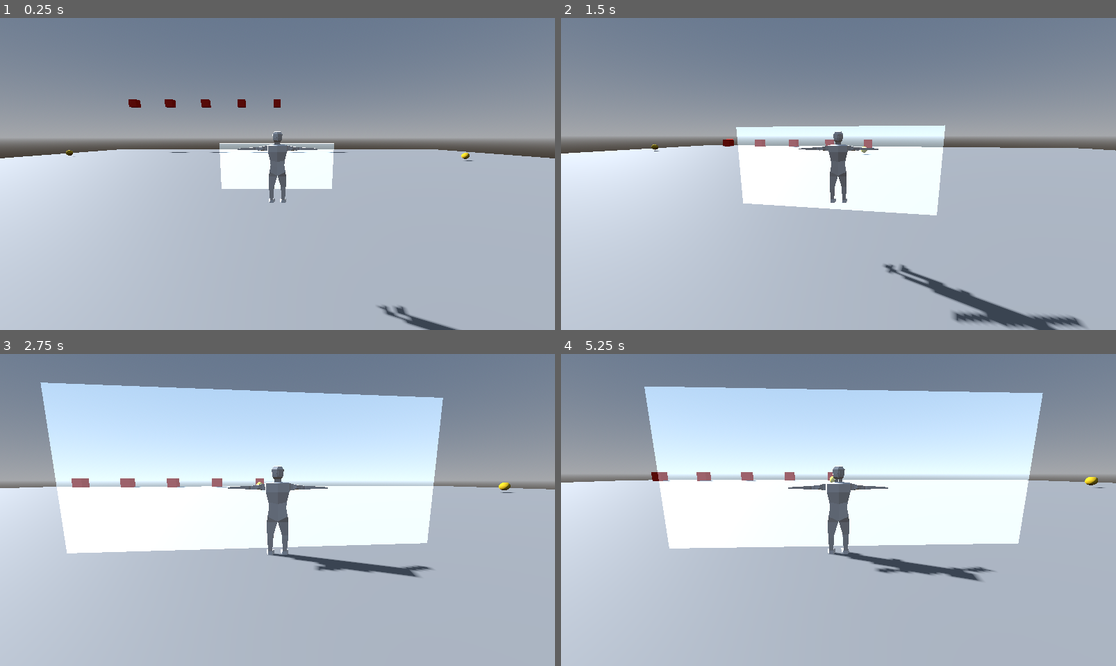
Above: before the commit, frames 1-4 (two rows, left to right).
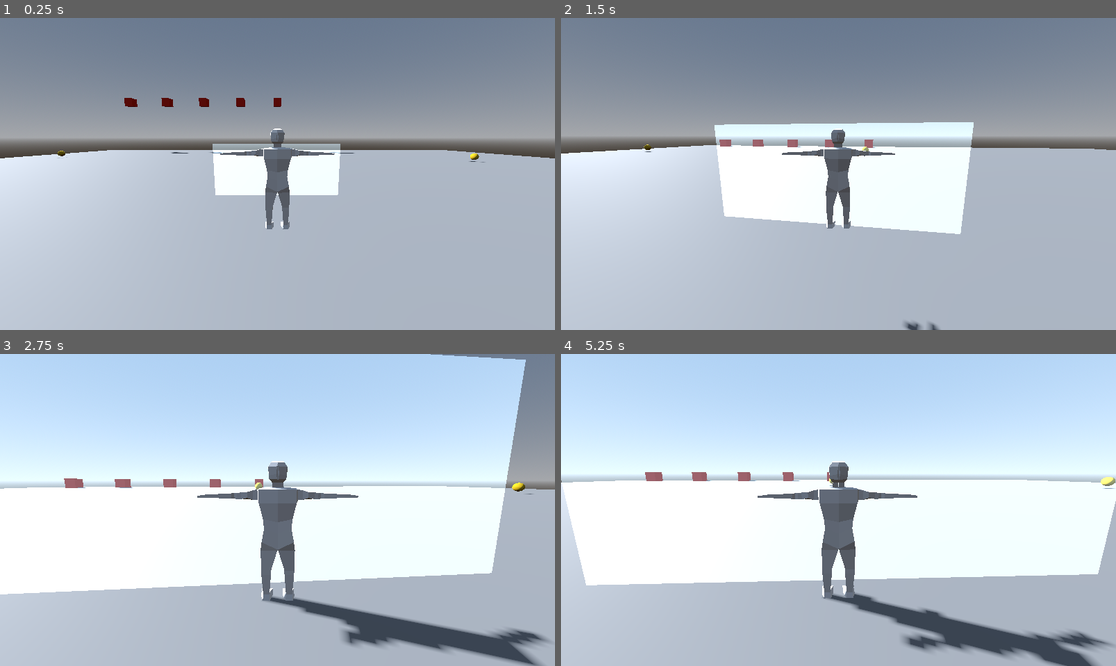
Above: after the commit, the same moments.

Repository: kenjan35/Mons-Hunt
Game: Godot game, scene res://scenes/main.tscn
The game is run twice, just before and just after one commit, with the same random seed, the same clock (stepped at 60 frames per second) and the same inputs.
Inputs (mouse positions are in pixels of both pictures, inside the frame that each line leads up to):
- Up to frame 1 (0.25 s): no input
- Up to frame 2 (1.5 s): move the mouse to (866, 174) at 0.52 s; hold Up (move_forward) from 0.53 s (still down); tap E (interact) at 0.6 s; tap Space (jump) at 0.77 s; move the mouse to (810, 174) at 1.27 s; tap Shift (run) at 1.35 s
- Up to frame 3 (2.75 s): keep holding Up (move_forward); tap Space (jump) at 1.52 s; move the mouse to (288, 503) at 2.02 s; hold Mouse wheel up (zoom_in) from 2.03 s (still down)
- Up to frame 4 (5.25 s): keep holding Up (move_forward); tap Enter at 2.75 s; move the mouse to (832, 516) at 2.77 s; release Mouse wheel up (zoom_in) at 2.78 s; tap Mouse wheel down (zoom_out) at 2.85 s; tap Space (jump) at 3.02, 3.77, 4.25, 4.52 s; move the mouse to (877, 513) at 3.52 s; tap E (interact) at 3.6 s; move the mouse to (794, 506) at 4.27 s; tap Shift (run) at 4.35 s; move the mouse to (844, 510) at 5.02 s; hold Mouse wheel up (zoom_in) from 5.03 s (still down)

The runs differ from the first frame. In frame 1, 2.4% of the frame differs, in the area x 10-88%, y 25-100%; in frame 2, 7.7%; in frame 3, 38%; in frame 4, 43%, in the area x 0-100%, y 0-100%.

Commit message:
update: springarm better distance

Diff:
--- a/cacahuete/scenes/test_player.tscn
+++ b/cacahuete/scenes/test_player.tscn
@@ -21,11 +21,11 @@
 transform = Transform3D(1, 0, 0, 0, 1, 0, 0, 0, 1, 0.055659607, 1.6907068, -0.044718422)
 collision_mask = 15
 shape = SubResource("SphereShape3D_22uif")
-spring_length = 5.0
+spring_length = 3.5
 script = ExtResource("2_0ax77")
 
 [node name="Camera3D" type="Camera3D" parent="SpringArm3D" unique_id=1306207569]
-transform = Transform3D(1, 0, 0, 0, 0.984402, 0.17593372, 0, -0.17593372, 0.984402, 0, 0.5095891, 1.9755408)
+transform = Transform3D(1, 0, 0, 0, 0.984402, 0.17593372, 0, -0.17593372, 0.984402, 0, 0.30066955, 1.5228289)
 
 [node name="character_pivot" type="Node3D" parent="." unique_id=1492903625]
 
